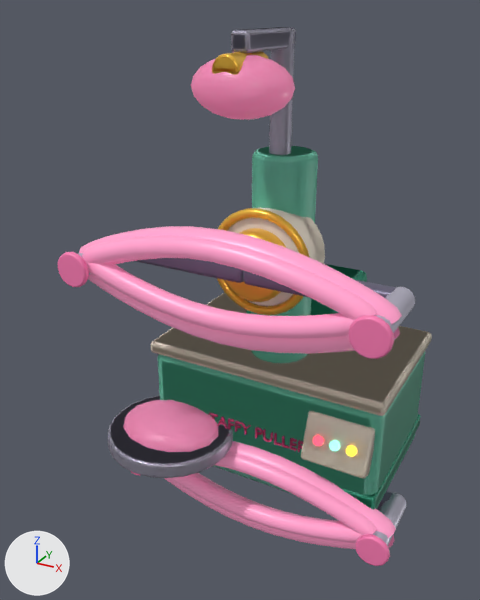
A saved change to the Blender file art/blender/candy_taffy_puller.blend.
One viewpoint serves both versions: a 50 mm lens placed at (4.72, -10.34, 8.47), pointed at (-0.57, -0.73, 3.67). Every picture has the same lights, and +X, +Y and +Z are marked at lower left. The picture after the commit comes second.

Names of what the first picture shows: 'Arms', 'HubBearing', 'HubRing', 'Panel', 'Pin1', 'PinCap-1', 'PinCap1', 'TaffyLoop', 'TaffyLoopB', 'TaffyPuller' and 8 more.
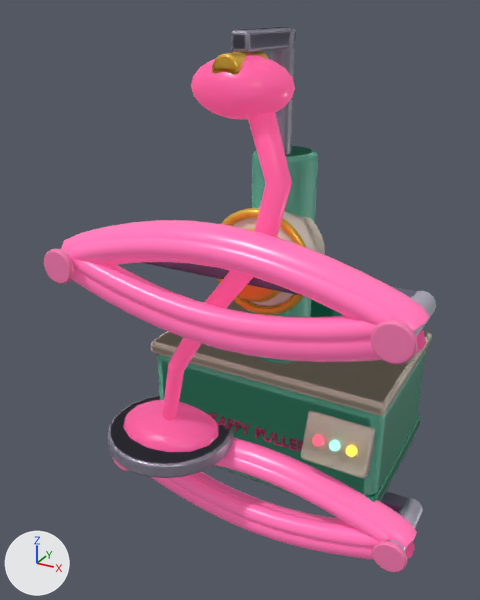
Changed parts and their boxes [x1, y1, x2, y2] in the pictures (480 x 600 px; the box of a moved part takes in the faces that stretch with it):
'TaffyPuller', recoloured, surface changed, reshaped
    before: [108, 27, 432, 509]
    after: [108, 27, 432, 502]
'Arms', recoloured, surface changed, reshaped (9% wider, 8% taller)
    before: [57, 226, 415, 359]
    after: [44, 220, 436, 364]
'TaffyLoop', recoloured, surface changed, reshaped (15% wider, 12% taller)
    before: [164, 441, 396, 549]
    after: [151, 438, 417, 559]
'TaffyLoopB', recoloured, surface changed, reshaped (8% wider)
    before: [170, 451, 377, 543]
    after: [166, 455, 389, 548]
'PinCap1', moved
    before: [355, 534, 390, 566]
    after: [372, 540, 407, 573]
'Pin1', moved
    before: [372, 493, 407, 546]
    after: [387, 498, 423, 551]
'PinCap-1', moved (mostly hidden)
    before: [130, 471, 140, 476]
    after: [112, 457, 129, 471]
part 3 of me_taffypuller, added
    after: [162, 112, 292, 420]
part 4 of me_arms, moved or reshaped
    before: [57, 252, 89, 287]
    after: [44, 249, 74, 284]
part 5 of me_arms, moved or reshaped
    before: [374, 287, 415, 333]
    after: [411, 291, 436, 337]
part 6 of me_arms, moved or reshaped
    before: [348, 315, 394, 359]
    after: [370, 320, 418, 364]
part 7 of me_arms, moved or reshaped
    before: [79, 226, 402, 354]
    after: [61, 220, 430, 362]

Patch to the scene script:
```diff
--- a/art/blender/candy_taffy_puller.blend.py
+++ b/art/blender/candy_taffy_puller.blend.py
@@ mat_candytaffy @@
 mat_candytaffy = principled_material('CandyTaffy')
-mat_candytaffy.base_color = (1.0, 0.342, 0.584)  # pink #ff9ec9
+mat_candytaffy.base_color = (1.0, 0.159, 0.434)  # pink #ff6fb0
 mat_candytaffy.roughness = 0.35
-mat_candytaffy.emission_color = (1.0, 0.342, 0.584)  # pink #ff9ec9
-mat_candytaffy.emission_strength = 0.15
+mat_candytaffy.emission_color = (1.0, 0.159, 0.434)  # pink #ff6fb0
+mat_candytaffy.emission_strength = 0.25
@@ me_taffyloop @@
-me_taffyloop.from_pydata(...)  # 330 vertices, 320 faces; spans x -2.78..2.73, y -1.39..-0.91, z -0.9..0.9
+me_taffyloop.from_pydata(...)  # 330 vertices, 320 faces; spans x -3.16..3.09, y -1.47..-0.83, z -0.98..0.98
+# me_taffyloop part 1: 330 of 330 vertices moved; they spanned x -2.78..2.73, y -1.39..-0.91, z -0.9..0.9 and now span x -3.16..3.09, y -1.47..-0.83, z -0.98..0.98; mean shift (0.01, 0.0, 0.0)
 me_taffyloop.materials.append(mat_candytaffy)
@@ me_taffyloopb @@
-me_taffyloopb.from_pydata(...)  # 264 vertices, 256 faces; spans x -2.52..2.48, y -1.52..-1.18, z -0.59..0.83
+me_taffyloopb.from_pydata(...)  # 264 vertices, 256 faces; spans x -2.8..2.75, y -1.52..-1.18, z -0.59..0.83
+# me_taffyloopb part 2: 248 of 264 vertices moved; they spanned x -2.52..2.48, y -1.52..-1.18, z -0.57..0.81 and now span x -2.8..2.75, y -1.52..-1.18, z -0.57..0.81; mean shift (0.01, 0.0, 0.0); largest move (2.22, -1.35, 0.23) -> (2.5, -1.35, 0.24)
 me_taffyloopb.materials.append(mat_candytaffy)
@@ me_taffypuller @@
-me_taffypuller.from_pydata(...)  # 2202 vertices, 1913 faces; spans x -2.8..2.35, y -2.8..1.95, z 0.0..8.2
+me_taffypuller.from_pydata(...)  # 2262 vertices, 1965 faces; spans x -2.8..2.35, y -2.8..1.95, z 0.0..8.2
+# me_taffypuller part 3: a new loose piece of 60 vertices spanning x -1.73..0.88, y -2.21..-1.51, z 1.3..7.28, in mat_candytaffy (pink #ff6fb0, glowing pink #ff6fb0)
 me_taffypuller.materials.append(mat_candymint)
@@ me_arms @@
-me_arms.from_pydata(...)  # 1234 vertices, 1134 faces; spans x -2.8..2.8, y -1.68..0.25, z -0.9..0.9
+me_arms.from_pydata(...)  # 1234 vertices, 1134 faces; spans x -3.16..3.1, y -1.68..0.25, z -0.98..0.98
+# me_arms part 4: the loose piece of 96 vertices spanning x -2.8..-2.2, y -1.68..-1.56, z -0.3..0.3 is moved by (-0.3, 0.0, 0.0)
+# me_arms part 5: the loose piece of 96 vertices spanning x 2.3..2.7, y -1.6..-0.2, z -0.2..0.2 is moved by (0.3, 0.0, 0.0)
+# me_arms part 6: the loose piece of 96 vertices spanning x 2.2..2.8, y -1.68..-1.56, z -0.3..0.3 is moved by (0.3, 0.0, 0.0)
+# me_arms part 7: 634 of 1234 vertices moved; they spanned x -2.78..2.73, y -1.52..-0.19, z -0.9..0.9 and now span x -3.16..3.09, y -1.52..-0.19, z -0.98..0.98; mean shift (0.01, 0.0, 0.0); largest move (-2.78, -1.22, 0.0) -> (-3.16, -1.25, 0.0)
+# other edits to the shape of me_arms do not show in these pictures
 me_arms.materials.append(mat_candygold)
@@ ob_pincap_1 @@
 ob_pincap_1 = bpy.data.objects.new('PinCap-1', me_pincap_1)
-ob_pincap_1.location = (-2.5, -1.62, 0.0)
+ob_pincap_1.location = (-2.8, -1.62, 0.0)
 ob_pincap_1.rotation_euler = (1.571, 0.0, 0.0)  # degrees (90, 0, 0)
@@ ob_pin1 @@
 ob_pin1 = bpy.data.objects.new('Pin1', me_pin1)
-ob_pin1.location = (2.5, -0.9, 0.0)
+ob_pin1.location = (2.8, -0.9, 0.0)
 ob_pin1.rotation_euler = (1.571, 0.0, 0.0)  # degrees (90, 0, 0)
@@ ob_pincap1 @@
 ob_pincap1 = bpy.data.objects.new('PinCap1', me_pincap1)
-ob_pincap1.location = (2.5, -1.62, 0.0)
+ob_pincap1.location = (2.8, -1.62, 0.0)
 ob_pincap1.rotation_euler = (1.571, 0.0, 0.0)  # degrees (90, 0, 0)
```
